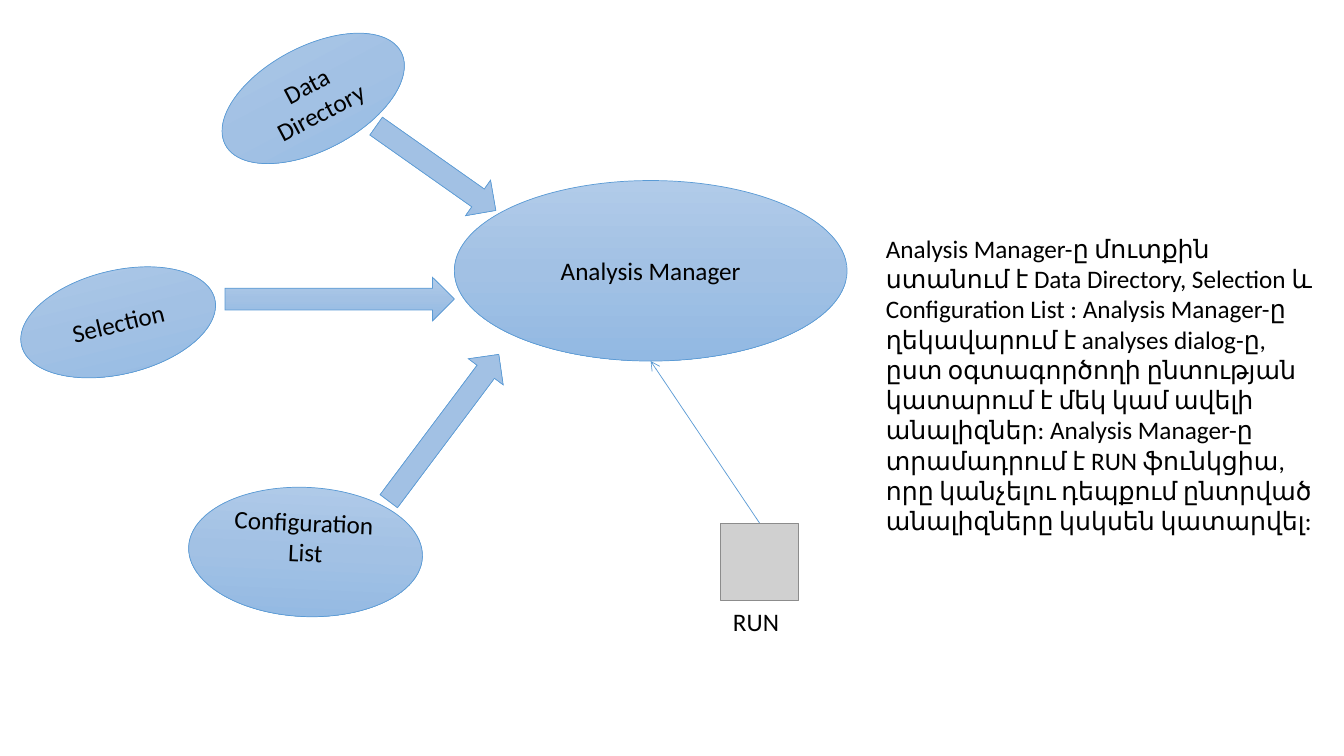
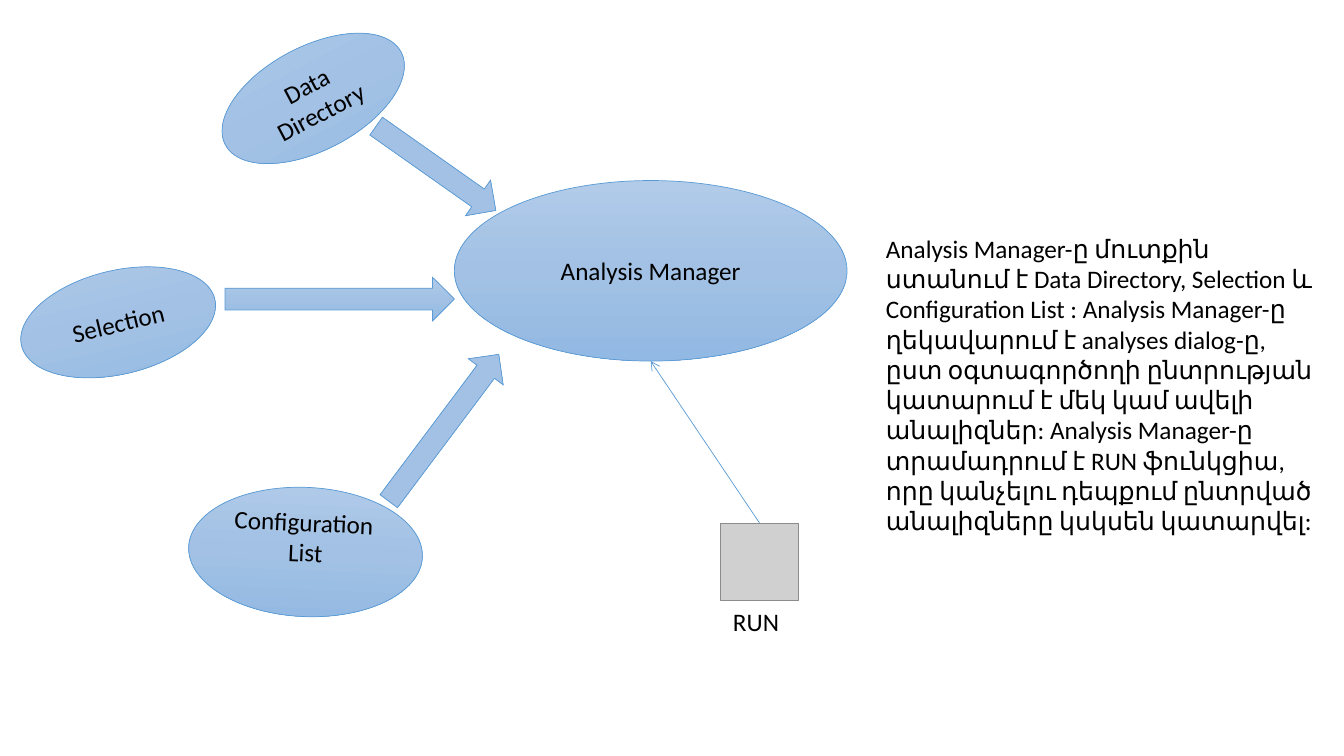
Before and after one commit to Mesrop-Gevorgyan/ATRChipset, a slide deck: slide 5 of Doc/Architecture_slide.pptx. Drawn at 1344x756 pixels with LibreOffice and Linux fonts; fonts in the diff are those of the drawing; grey boxes stand for pictures. Boxes give left, top, right and bottom in pixels: in the first picture for what was removed or moved away, otherwise in the second. Text is boxed around its words. In the diff, an @@ line names an element or a change of style, - is before the commit and + after.

```diff
--- a/Doc/Architecture_slide.pptx
+++ b/Doc/Architecture_slide.pptx
@@ text at box(886, 239, 1312, 536): text changed @@
-Analysis Manager-ը մուտքին ստանում է Data Directory, Selection և Configuration List : Analysis Manager-ը ղեկավարում է analyses dialog-ը, ըստ օգտագործողի ընտության կատարում է մեկ կամ ավելի անալիզներ: Analysis Manager-ը տրամադրում է RUN ֆունկցիա, որը կանչելու դեպքում ընտրված անալիզները կսկսեն կատարվել:
+Analysis Manager-ը մուտքին ստանում է Data Directory, Selection և Configuration List : Analysis Manager-ը ղեկավարում է analyses dialog-ը, ըստ օգտագործողի ընտրության կատարում է մեկ կամ ավելի անալիզներ: Analysis Manager-ը տրամադրում է RUN ֆունկցիա, որը կանչելու դեպքում ընտրված անալիզները կսկսեն կատարվել:
```
Also in this commit, not shown: 2 other slides changed.
